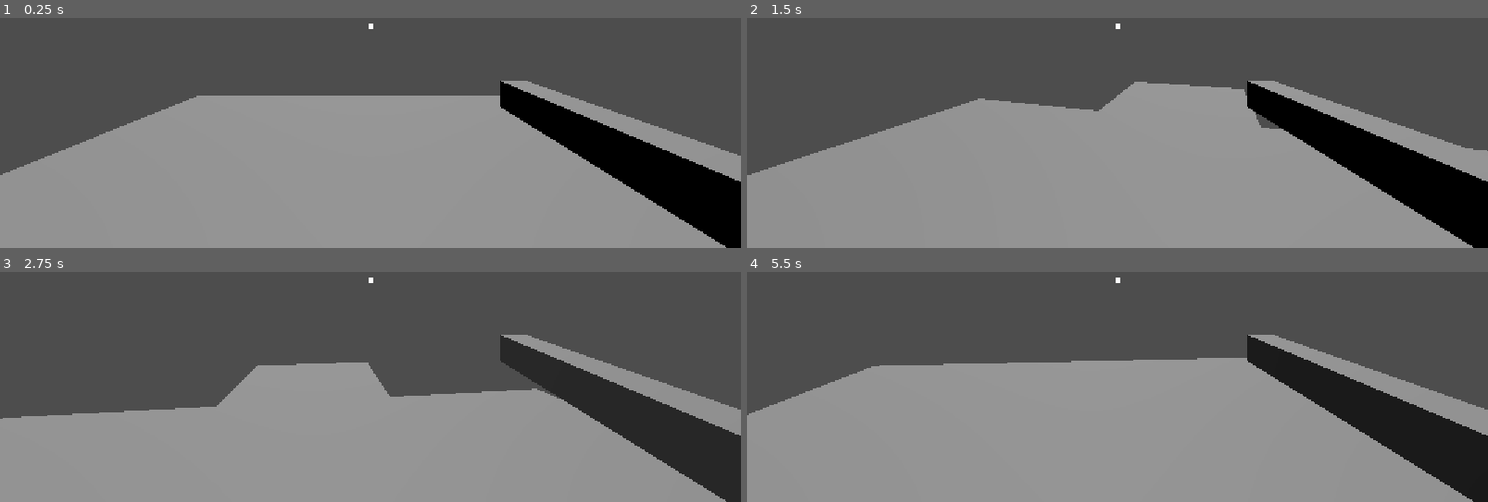
Above: before the commit, frames 1-4 (two rows, left to right).
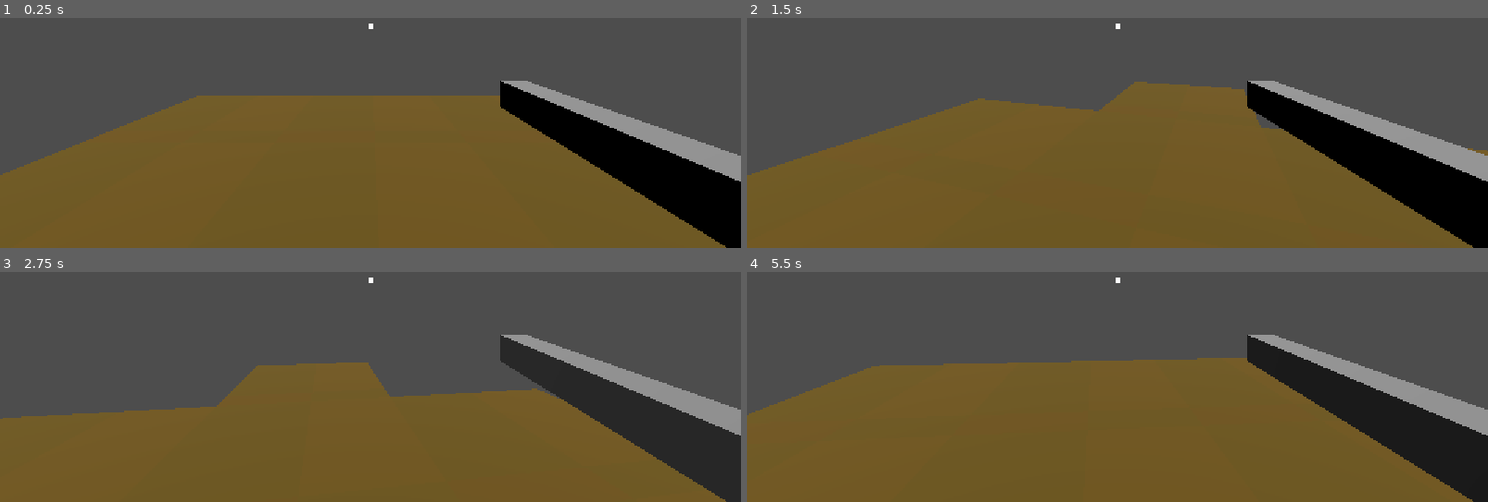
Above: after the commit, the same moments.

Repository: homexhome/Ludum2025
Game: Godot game, scene res://scenes/tiles/level.tscn
Same seed, same stepped clock (60 frames per second), same inputs: the game is played once before the commit and once after it.
Inputs (mouse positions are in pixels of both pictures, inside the frame that each line leads up to):
- Up to frame 1 (0.25 s): no input
- Up to frame 2 (1.5 s): tap Enter (ui_accept) at 0.5, 0.77, 1.25 s; move the mouse to (outside the picture) at 0.52 s; press the mouse at (outside the picture) at 0.53 s; hold D (right) 0.53-1.28 s; move the mouse to (1080, 27) at 1.27 s; release the mouse at (1080, 27) at 1.28 s; hold W (forward) from 1.28 s (still down); click (1080, 27) at 1.35 s
- Up to frame 3 (2.75 s): keep holding W (forward); tap Enter (ui_accept) at 1.52 s; move the mouse to (385, 272) at 2.02 s; press the mouse at (385, 272) at 2.03 s
- Up to frame 4 (5.5 s): keep holding W (forward); move the mouse to (1110, 288) at 2.77 s; release the mouse at (1110, 288) at 2.78 s; click (1110, 288) at 2.85 s; tap Enter (ui_accept) at 3.02, 3.77, 4.52 s; move the mouse to (1169, 285) at 3.52 s; press the mouse at (1169, 285) at 3.53 s; move the mouse to (1058, 274) at 4.27 s; release the mouse at (1058, 274) at 4.28 s; click (1058, 274) at 4.35 s; move the mouse to (1124, 281) at 5.02 s; press the mouse at (1124, 281) at 5.03 s

The runs differ from the first frame. In frame 1, 49% of the frame differs, in the area x 0-98%, y 33-100%; in frame 2, 48%; in frame 3, 41%; in frame 4, 48%.

Commit message:
Tile material

Diff:
--- a/assets/test_assets/visibility_range.gd
+++ b/assets/test_assets/visibility_range.gd
@@ -1,15 +1,8 @@
 extends MeshInstance3D
 
 #func _ready() -> void:
-	#var frame_to_skip : int = randi_range(1,6)
-	#var _frame_to_skip : int = frame_to_skip
-	#while true:
-		#if frame_to_skip > 0:
-			#frame_to_skip -= 1
-			#await get_tree().process_frame
-		#else:
-			#frame_to_skip = _frame_to_skip
-			#update_depth_perceprion()
+	#var mat : BaseMaterial3D = mesh.get_material()
+#
 
 func _physics_process(delta: float) -> void:
 	#if Session.get_depth_perceprion() != visibility_range_end:
--- a/project.godot
+++ b/project.godot
@@ -62,5 +62,6 @@
 
 [rendering]
 
+textures/canvas_textures/default_texture_filter=0
 renderer/rendering_method="gl_compatibility"
 renderer/rendering_method.mobile="gl_compatibility"
--- a/scenes/tiles/2x2.tscn
+++ b/scenes/tiles/2x2.tscn
@@ -1,8 +1,17 @@
-[gd_scene load_steps=4 format=3 uid="uid://ce6jq3diahs42"]
+[gd_scene load_steps=6 format=3 uid="uid://ce6jq3diahs42"]
 
 [ext_resource type="Script" uid="uid://c5gpo58jfat4o" path="res://assets/test_assets/visibility_range.gd" id="1_avf6f"]
+[ext_resource type="Texture2D" uid="uid://bkj64qj1n7eqc" path="res://assets/texture.jpg" id="1_jt6s7"]
+
+[sub_resource type="StandardMaterial3D" id="StandardMaterial3D_x25fb"]
+vertex_color_use_as_albedo = true
+albedo_texture = ExtResource("1_jt6s7")
+uv1_scale = Vector3(0.115, 0.115, 0.115)
+uv1_offset = Vector3(-0.56, 0.46, 0)
+texture_filter = 2
 
 [sub_resource type="PlaneMesh" id="PlaneMesh_jt6s7"]
+material = SubResource("StandardMaterial3D_x25fb")
 
 [sub_resource type="BoxShape3D" id="BoxShape3D_x25fb"]
 size = Vector3(2, 0.019, 2)
Binary file added: assets/texture.jpg
Not shown, added: assets/texture.jpg.import
